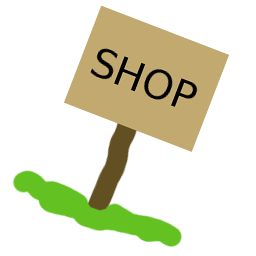
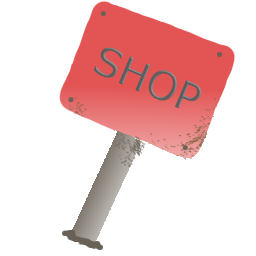
Layer changes from the first w=256, h=256 image to the second:
added layer "Transformation" above "SHOP" over [92,46,202,109]
painted on "Layer" over [12,0,236,250]
